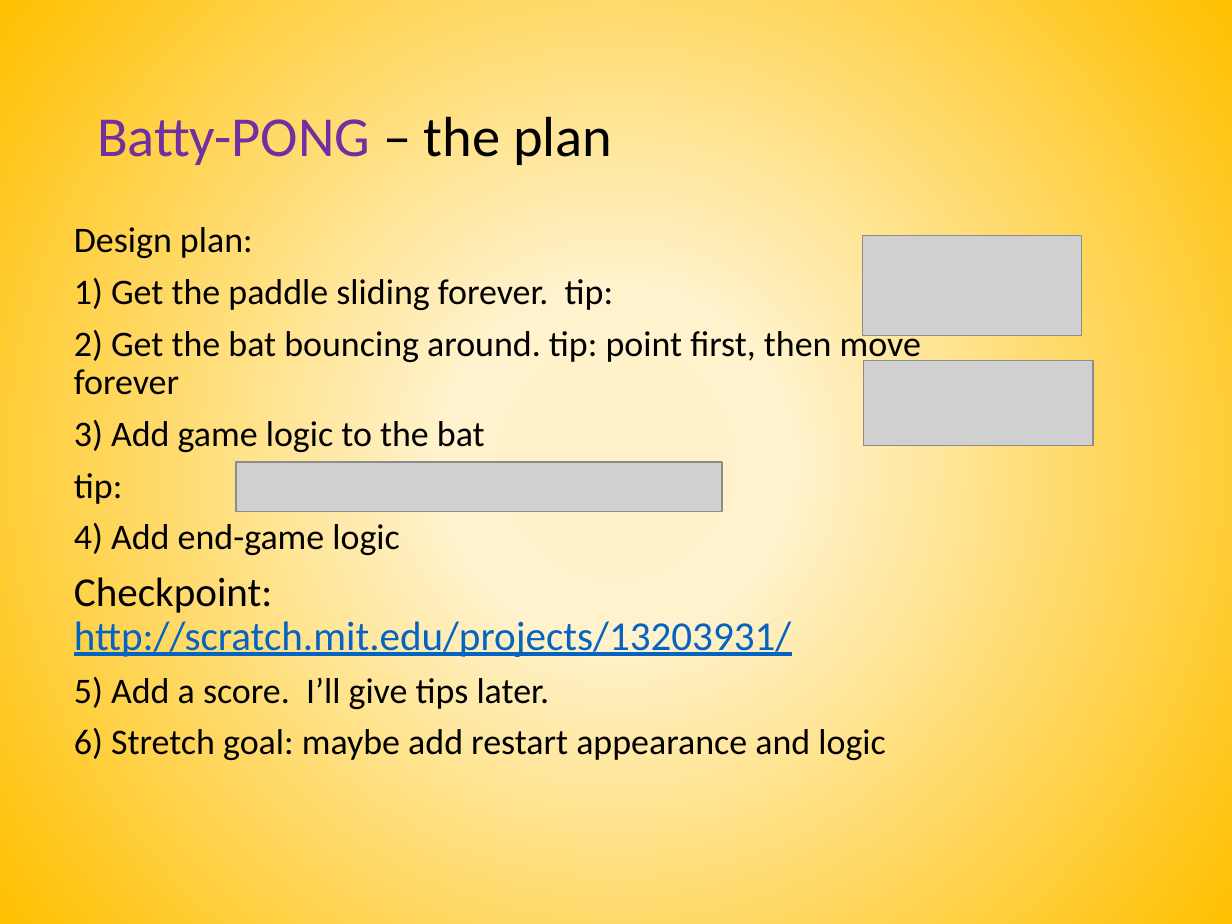
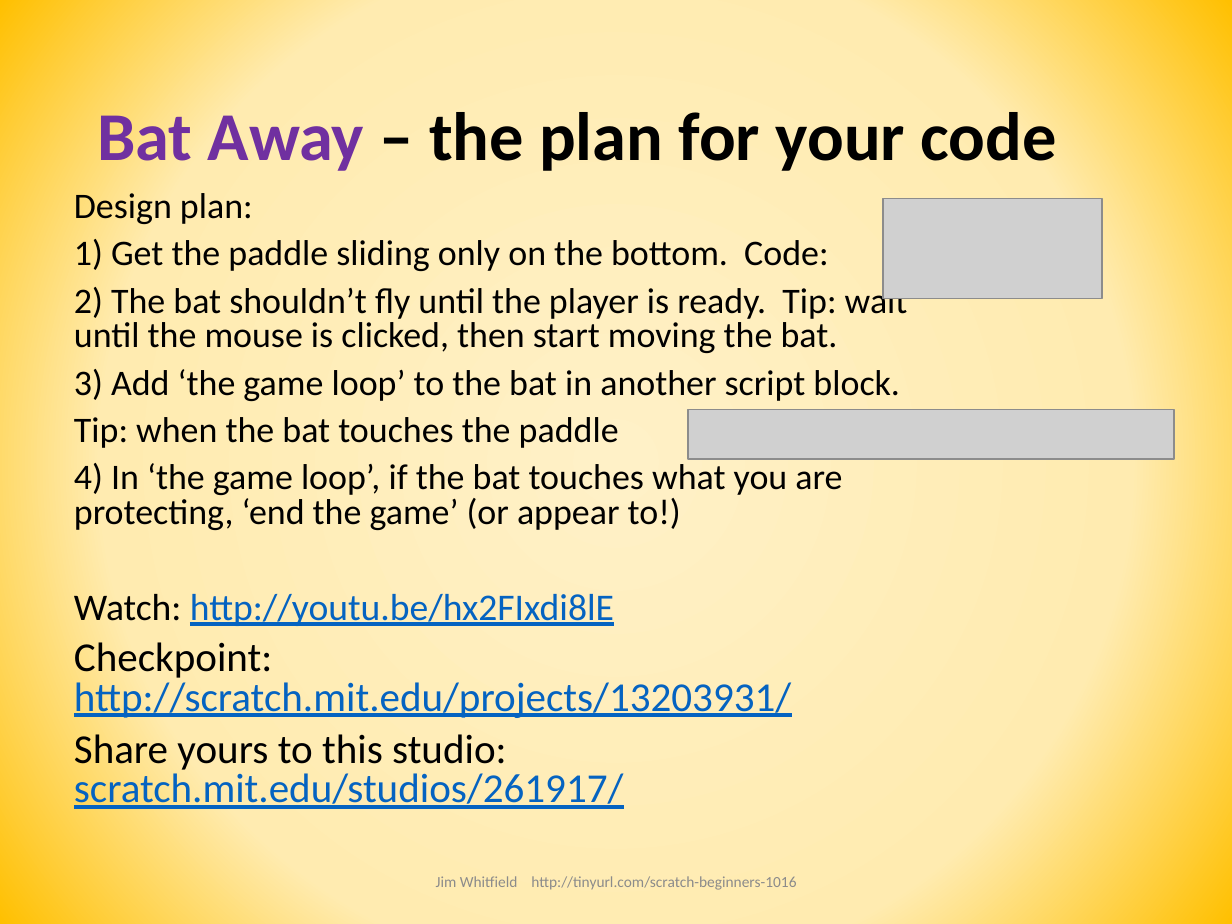
Before and after one commit to joedean/beginner-scratch, a slide deck: slide 15 of CoderDojo Beginner Scratch Session.pptx. Drawn at 1232x924 pixels with LibreOffice and Linux fonts; fonts in the diff are those of the drawing; grey boxes stand for pictures. Boxes give left, top, right and bottom in pixels: in the first picture for what was removed or moved away, otherwise in the second. Text is boxed around its words. In the diff, an @@ line names an element or a change of style, - is before the commit and + after.

```diff
--- a/CoderDojo Beginner Scratch Session.pptx
+++ b/CoderDojo Beginner Scratch Session.pptx
@@ background gradient #FFF1C7 to #FFF2CC to #FFC000 to gradient #FFF1C7 to #FFEBB0 to #FFC000 @@
@@ title at (x1=97, y1=103, x2=1056, y2=171): text changed; size 33 to 40 pt; text colour #7030A0 to #000000; bold on @@
-Batty-PONG – the plan
+Bat Away – the plan for your code
@@ text "Design plan:" moved from (x1=74, y1=227, x2=921, y2=760) to (x1=74, y1=193, x2=908, y2=813) @@
@@ text at (x1=74, y1=193, x2=791, y2=721): line spacing 0.9 to 0.8 @@
@@ picture moved from (x1=862, y1=235, x2=1082, y2=335) to (x1=883, y1=198, x2=1103, y2=298) @@
@@ text at (x1=74, y1=239, x2=908, y2=626): text changed @@
-1) Get the paddle sliding forever. tip:
-2) Get the bat bouncing around. tip: point first, then move forever
-3) Add game logic to the bat
-tip:
-4) Add end-game logic
+1) Get the paddle sliding only on the bottom. Code:
+2) The bat shouldn’t fly until the player is ready. Tip: wait until the mouse is clicked, then start moving the bat.
+3) Add ‘the game loop’ to the bat in another script block.
+Tip: when the bat touches the paddle
+4) In ‘the game loop’, if the bat touches what you are protecting, ‘end the game’ (or appear to!)
+Watch: http://youtu.be/hx2FIxdi8lE
@@ picture removed at (x1=864, y1=360, x2=1093, y2=445) @@
@@ picture moved from (x1=237, y1=462, x2=723, y2=511) to (x1=687, y1=409, x2=1174, y2=458) @@
@@ text at (x1=74, y1=729, x2=624, y2=813): text changed; size 21 to 24 pt; text colour #000000 to #0563C1 @@
-5) Add a score. I’ll give tips later.
-6) Stretch goal: maybe add restart appearance and logic
+Share yours to this studio: scratch.mit.edu/studios/261917/
@@ text added at (x1=436, y1=876, x2=796, y2=890), 9 pt, text #8C8C8C @@
+Jim Whitfield http://tinyurl.com/scratch-beginners-1016
```
Also in this commit, not shown: 24 other slides changed.
